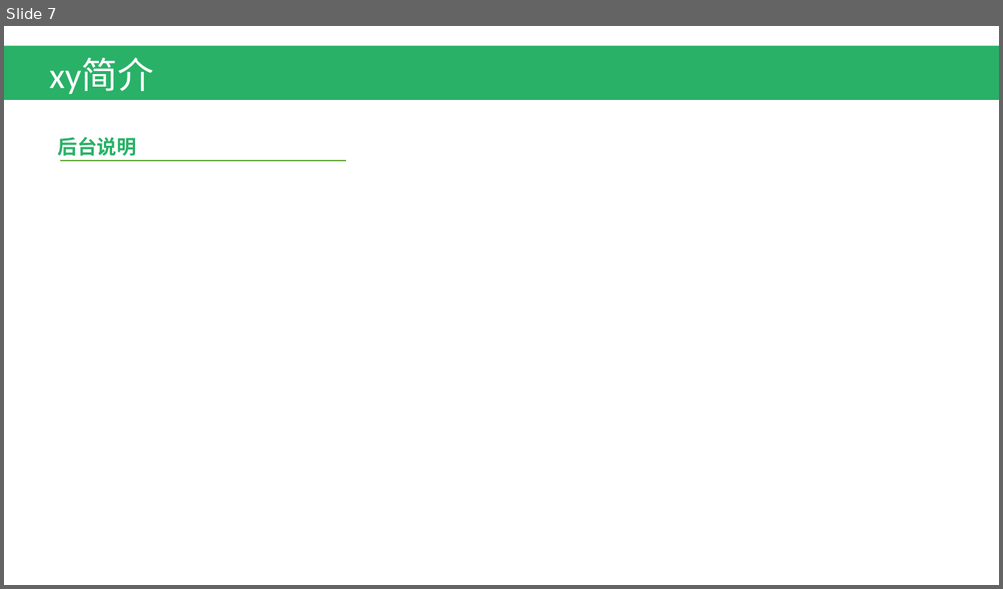
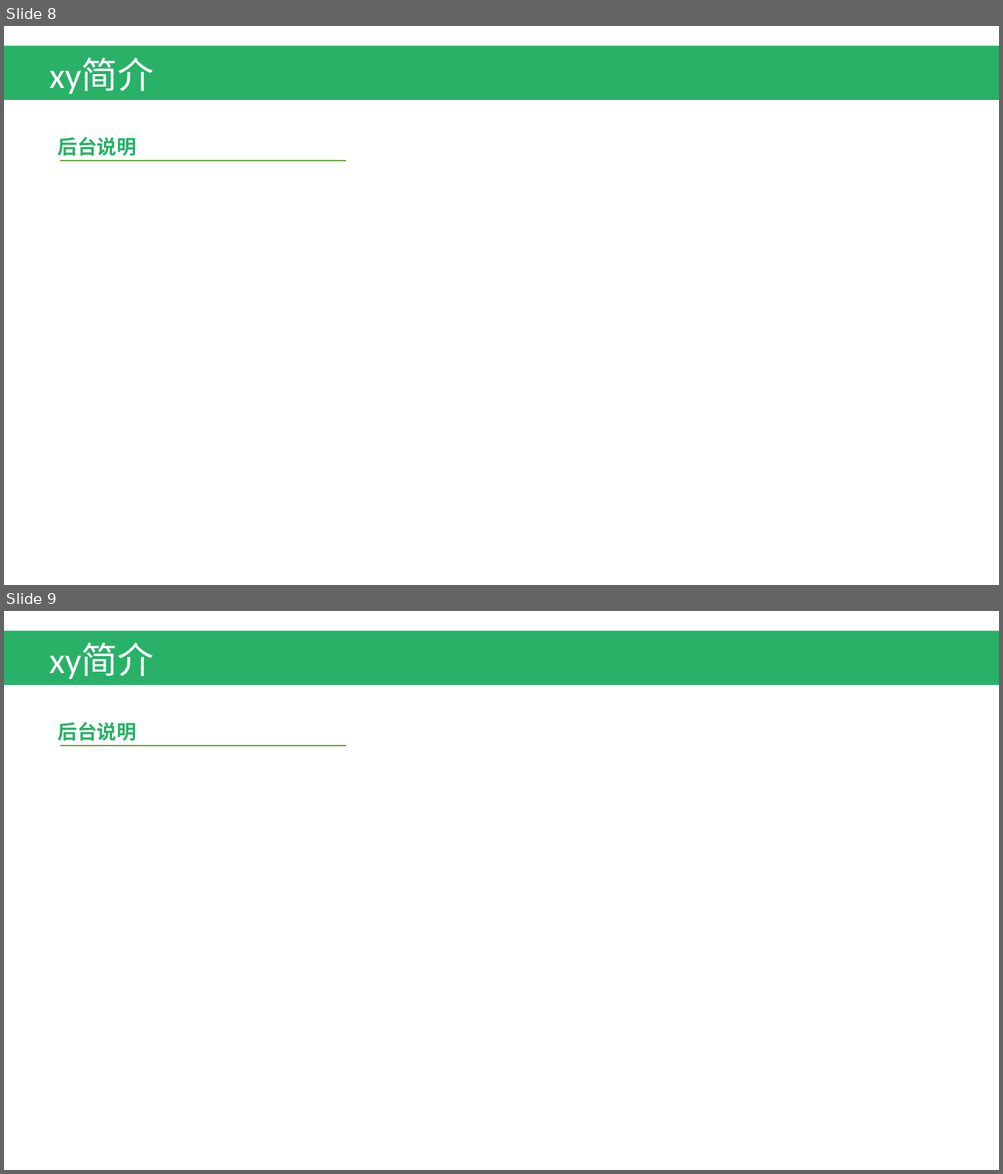
Before and after one commit to EscapeChuanxiao/ChuanXiao, a slide deck: 游戏概要.pptx. Shown one above the other, each under a label of ours: slide 7 before the commit, slides 8 and 9 after it. The pictures are 1003x589 and 1003x1174 pixels, drawn with LibreOffice and Linux fonts; fonts in the diff are those of the drawing. Boxes give left, top, right and bottom in pixels: in the first picture for what was removed or moved away, otherwise in the second. Text is boxed around its words. In the diff, an @@ line names an element or a change of style, - is before the commit and + after.

```diff
--- a/游戏概要.pptx
+++ b/游戏概要.pptx
@@ slide 9 added at <box>4,611,999,1170</box>, background #FFFFFF @@
@@ rectangle added at <box>4,630,999,685</box>, fill #29B167 @@
@@ text added at <box>49,644,153,679</box>, 35 pt, text #FFFFFF @@
+xy简介
@@ text added at <box>58,722,136,741</box>, 19 pt, text #29B167, bold @@
+后台说明
@@ line added from (60, 746) to (346, 746), #70AD47 1.5 pt @@
@@ what was slide 7 is now slide 8 @@
```
Also in this commit, not shown: 1 other slide added.
